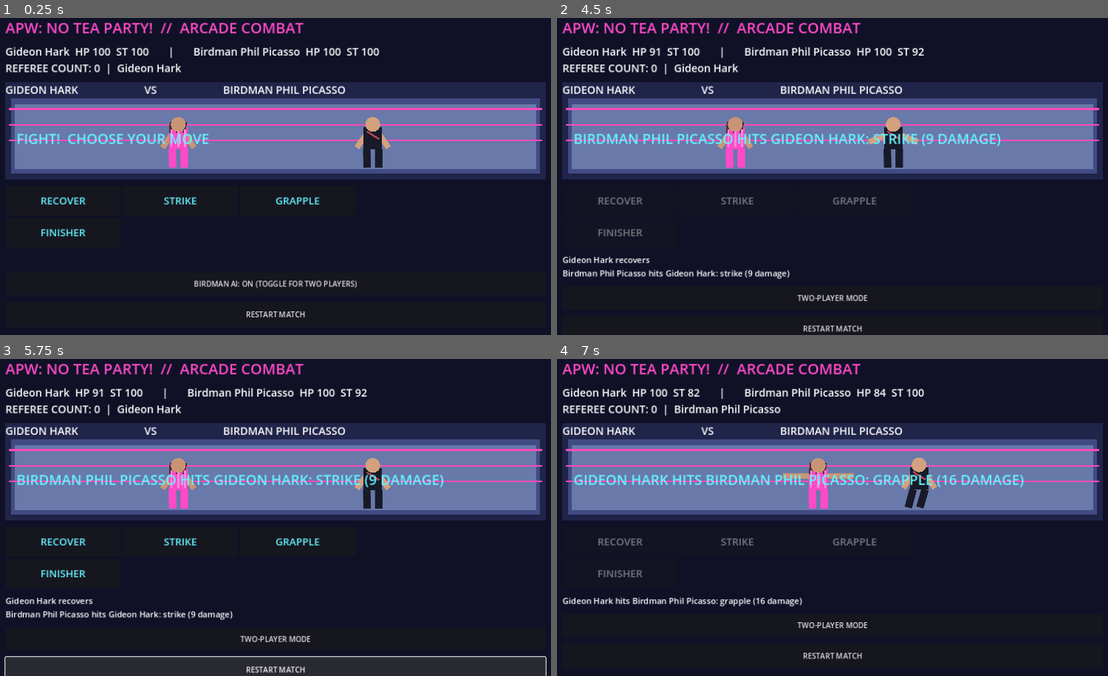
Above: before the commit, frames 1-4 (two rows, left to right).
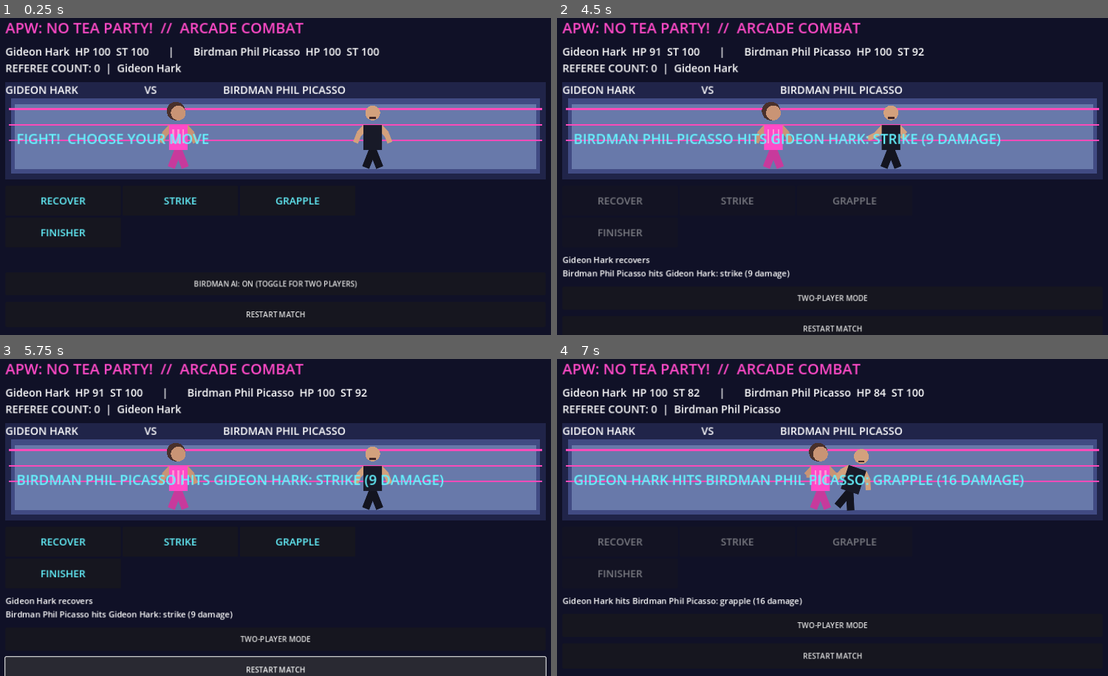
Above: after the commit, the same moments.

Repository: Cardinalrampolla/APW-NO-TEA-PARTY
Game: Godot game, scene res://combat_arcade.tscn
The game is run twice, just before and just after one commit, with the same random seed, the same clock (stepped at 60 frames per second) and the same inputs.
Inputs:
- Up to frame 1 (0.25 s): no input
- Up to frame 2 (4.5 s): click "RESTART MATCH" at 0.5 s; click "RESTART MATCH" at 1.25 s; click "RESTART MATCH" at 2 s; click "RECOVER" at 2.75 s; click "BIRDMAN AI: ON (TOGGLE FOR TW…" at 3.5 s; click "STRIKE" at 4.25 s
- Up to frame 3 (5.75 s): click "RESTART MATCH" at 5 s
- Up to frame 4 (7 s): click "RESTART MATCH" at 5.75 s; click "GRAPPLE" at 6.5 s

The runs differ from the first frame. In frame 1, 1.1% of the frame differs, in the area x 28-72%, y 26-48%; in frame 2, 1.7%; in frame 3, 1.1%; in frame 4, 1.8%, in the area x 41-70%, y 26-48%.

Commit message:
Implement articulated wrestler rig with contact grapples and grounded mat takedowns

Diff:
--- a/combat_ring_view.gd
+++ b/combat_ring_view.gd
@@ -35,58 +35,65 @@
     var ground := h - 26.0
     var left := Vector2(w * 0.32, ground)
     var right := Vector2(w * 0.68, ground)
-    var impact := motion in ["strike", "grapple", "finisher"]
-    var approach := smoothstep(0.05, 0.34, elapsed)
-    var contact := smoothstep(0.36, 0.62, elapsed)
-    var recovery := smoothstep(0.92, MOVE_TIME, elapsed)
-    var contact_x := w * 0.50
+    var approach := smoothstep(0.08, 0.30, elapsed)
+    var contact := smoothstep(0.34, 0.64, elapsed)
+    var reset := smoothstep(0.98, MOVE_TIME, elapsed)
+    var hold := 1.0 - reset
+    var centre := w * 0.5
     var l_tilt := 0.0
     var r_tilt := 0.0
     var l_arm := 0.0
     var r_arm := 0.0
     var l_lift := 0.0
     var r_lift := 0.0
+    var left_fallen := false
+    var right_fallen := false
+    var impact := motion in ["strike", "grapple", "finisher"]
     if impact:
-        var active := 1.0 - recovery
         if attacker == 0:
-            left.x = lerpf(left.x, contact_x - 31.0, approach * active)
-            right.x = lerpf(right.x, contact_x + 34.0, contact * active)
-            l_arm = approach * active
+            left.x = lerpf(left.x, centre - 26.0, approach * hold)
+            right.x = lerpf(right.x, centre + 29.0, approach * hold)
+            l_arm = approach * hold
             if motion == "strike":
-                r_tilt = contact * 0.65 * active
+                r_tilt = 0.35 * contact * hold
             elif motion == "grapple":
-                r_tilt = contact * 1.20 * active
-                r_lift = contact * 12.0 * active
+                r_tilt = 1.40 * contact * hold
+                right_fallen = contact > 0.7 and reset < 0.5
             else:
-                r_tilt = contact * 1.53 * active
-                r_lift = contact * 22.0 * active
+                r_tilt = 1.53 * contact * hold
+                right_fallen = contact > 0.7 and reset < 0.5
+                l_lift = 16.0 * sin(PI * clampf(elapsed / 0.75, 0.0, 1.0))
         else:
-            right.x = lerpf(right.x, contact_x + 31.0, approach * active)
-            left.x = lerpf(left.x, contact_x - 34.0, contact * active)
-            r_arm = approach * active
+            right.x = lerpf(right.x, centre + 26.0, approach * hold)
+            left.x = lerpf(left.x, centre - 29.0, approach * hold)
+            r_arm = approach * hold
             if motion == "strike":
-                l_tilt = -contact * 0.65 * active
+                l_tilt = -0.35 * contact * hold
             elif motion == "grapple":
-                l_tilt = -contact * 1.20 * active
-                l_lift = contact * 12.0 * active
+                l_tilt = -1.40 * contact * hold
+                left_fallen = contact > 0.7 and reset < 0.5
             else:
-                l_tilt = -contact * 1.53 * active
-                l_lift = contact * 22.0 * active
+                # Birdman's double-underhook DDT: lock up, pull forward, head-first takedown.
+                l_tilt = -1.53 * contact * hold
+                left_fallen = contact > 0.7 and reset < 0.5
+                r_lift = 13.0 * sin(PI * clampf(elapsed / 0.75, 0.0, 1.0))
     if pin_target != -1:
         if pin_target == 0:
-            l_tilt = -1.53
-            left.y += 10.0
-            right.x = left.x + 43.0
+            left_fallen = true
+            left.x = centre - 20.0
+            right.x = centre + 20.0
         else:
-            r_tilt = 1.53
-            right.y += 10.0
-            left.x = right.x - 43.0
-    _fighter(left + Vector2(0, -l_lift), Color("#ff4ac8"), Color("#c99475"), l_tilt, false, l_arm)
-    _fighter(right + Vector2(0, -r_lift), Color("#181a28"), Color("#d3a17d"), r_tilt, true, r_arm)
-    if impact and elapsed >= 0.44 and elapsed < 0.76:
-        var burst := 1.0 - absf(elapsed - 0.56) / 0.16
-        burst = clampf(burst, 0.0, 1.0)
-        draw_arc(Vector2(contact_x, ground - 55), 22.0 + 45.0 * burst, 0, TAU, 20, Color(1.0, 0.91, 0.26, burst), 5.0)
+            right_fallen = true
+            right.x = centre + 20.0
+            left.x = centre - 20.0
+    _fighter(left + Vector2(0, -l_lift), Color("#ff4ac8"), Color("#c99475"), l_tilt, false, l_arm, left_fallen)
+    _fighter(right + Vector2(0, -r_lift), Color("#181a28"), Color("#d3a17d"), r_tilt, true, r_arm, right_fallen)
+    if impact and elapsed >= 0.54 and elapsed < 0.83:
+        var burst := clampf(1.0 - absf(elapsed - 0.66) / 0.15, 0.0, 1.0)
+        draw_arc(Vector2(centre, ground - 35.0), 18.0 + 45.0 * burst, 0.0, TAU, 20, Color(1.0, 0.91, 0.26, burst), 5.0)
+        for i in range(8):
+            var direction := Vector2.RIGHT.rotated(float(i) * TAU / 8.0)
+            draw_line(Vector2(centre, ground - 35.0) + direction * 24.0, Vector2(centre, ground - 35.0) + direction * (35.0 + 35.0 * burst), Color("#fff0a0", burst), 4.0)
     if pin_target != -1:
         var message := "PIN!"
         if count > 0:
@@ -96,22 +103,43 @@
         var winner_name := "GIDEON WINS!" if victor == 0 else "BIRDMAN WINS!"
         draw_string(ThemeDB.fallback_font, Vector2(w * 0.35, 83), winner_name, HORIZONTAL_ALIGNMENT_LEFT, -1, 29, Color("#6efaff"))
 
-func _fighter(feet: Vector2, gear: Color, skin: Color, tilt: float, bald: bool, arm_reach: float) -> void:
-    var torso := feet + Vector2(0, -52)
-    var lean := Vector2(sin(tilt) * 48.0, (1.0 - cos(tilt)) * 40.0)
-    torso += lean
-    var head := torso + Vector2(0, -41)
-    draw_line(feet + Vector2(-12, 0), torso + Vector2(-13, 13), gear, 15.0, true)
-    draw_line(feet + Vector2(13, 0), torso + Vector2(13, 13), gear, 15.0, true)
-    var arm_offset := 42.0 * arm_reach
-    draw_line(torso + Vector2(-15, -18), torso + Vector2(-34 - arm_offset, 9 - arm_offset * 0.65), skin, 11.0, true)
-    draw_line(torso + Vector2(15, -18), torso + Vector2(34 + arm_offset, 9 - arm_offset * 0.65), skin, 11.0, true)
-    draw_rect(Rect2(torso - Vector2(20, 35), Vector2(40, 48)), gear)
+func _fighter(feet: Vector2, gear: Color, skin: Color, tilt: float, bald: bool, arm_reach: float, fallen: bool) -> void:
+    # Articulated local-space rig. The entire body rotates together on takedown.
+    # When down, shoulders/head lie on the canvas instead of hovering above it.
+    var angle := tilt
+    if fallen:
+        angle = -PI * 0.5 if tilt <= 0.0 else PI * 0.5
+    var origin := feet + Vector2(0.0, -12.0)
+    if fallen:
+        origin.y -= 10.0
+    var facing := 1.0 if bald else -1.0
+    var hip := Vector2(0, -26)
+    var shoulder := Vector2(0, -79)
+    var head := Vector2(0, -106)
+    var foot_l := Vector2(-15, 12)
+    var foot_r := Vector2(15, 12)
+    var elbow_l := Vector2(-30, -60)
+    var elbow_r := Vector2(30, -60)
+    var hand_l := Vector2(-37, -42)
+    var hand_r := Vector2(37, -42)
+    if arm_reach > 0.0:
+        hand_l += Vector2(-facing * 28.0 * arm_reach, -18.0 * arm_reach)
+        hand_r += Vector2(-facing * 28.0 * arm_reach, -18.0 * arm_reach)
+    var transform := Transform2D(angle, origin)
+    var h := transform * hip
+    var sh := transform * shoulder
+    var hd := transform * head
+    draw_line(h, transform * foot_l, gear.darkened(0.22), 15.0, true)
+    draw_line(h, transform * foot_r, gear.darkened(0.22), 15.0, true)
+    draw_line(transform * Vector2(-16, -75), transform * elbow_l, skin, 12.0, true)
+    draw_line(transform * elbow_l, transform * hand_l, skin, 10.0, true)
+    draw_line(transform * Vector2(16, -75), transform * elbow_r, skin, 12.0, true)
+    draw_line(transform * elbow_r, transform * hand_r, skin, 10.0, true)
+    draw_line(h, sh, gear, 39.0, true)
     if not bald:
-        for i in range(3):
-            draw_line(head + Vector2(-15 + i * 15, -6), head + Vector2(-17 + i * 15, 19), Color("#50302d"), 7.0)
-        for i in range(3):
-            draw_line(torso + Vector2(-15 + i * 15, -30), torso + Vector2(-15 + i * 15, 8), Color("#ff89d7"), 4.0)
-    else:
-        draw_line(torso + Vector2(-13, -26), torso + Vector2(14, -9), Color("#b64555"), 4.0)
-    draw_circle(head, 16.0, skin)
+        for stripe in [-11.0, 0.0, 11.0]:
+            draw_line(transform * Vector2(stripe, -40), transform * Vector2(stripe, -70), Color("#ff93d4"), 4.0)
+        draw_circle(hd + Vector2(-5, -4), 20.0, Color("#49302b"))
+    draw_circle(hd, 16.0, skin)
+    if bald:
+        draw_line(hd + Vector2(-7, 11), hd + Vector2(7, 11), Color("#432726"), 4.0)
